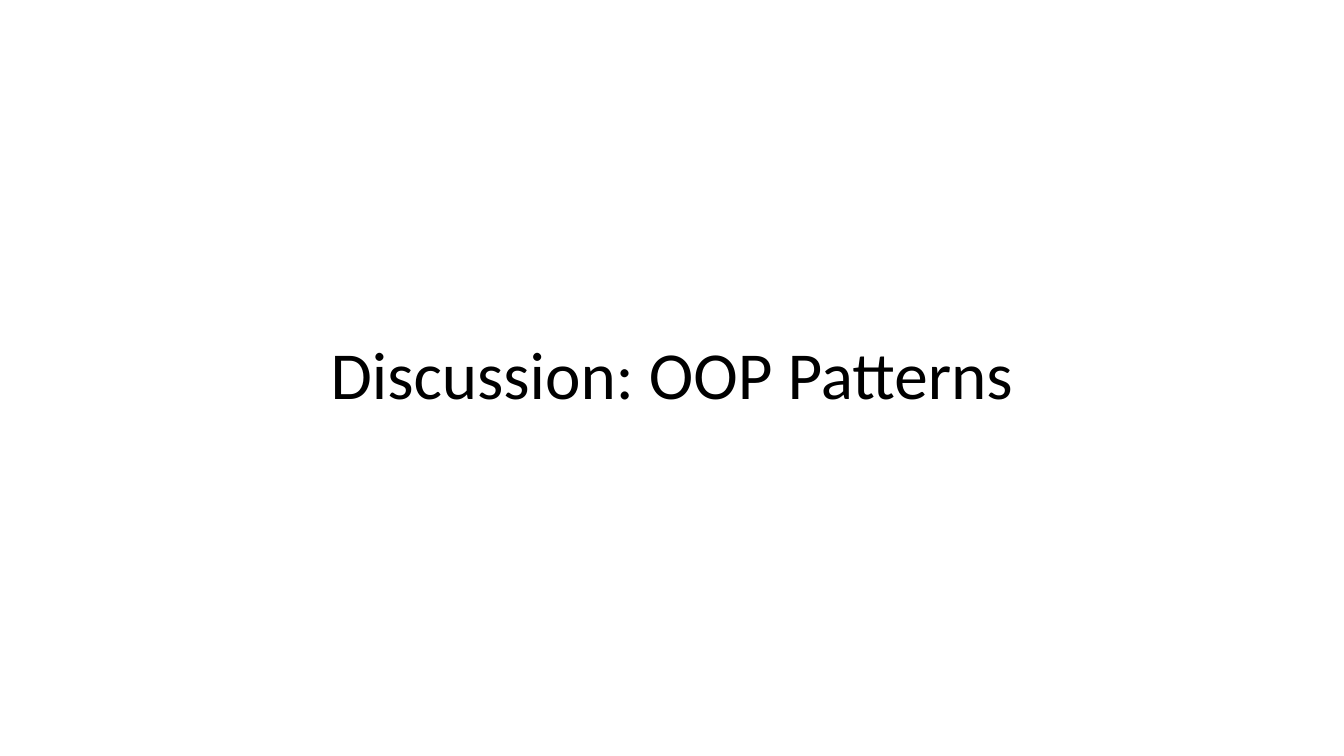
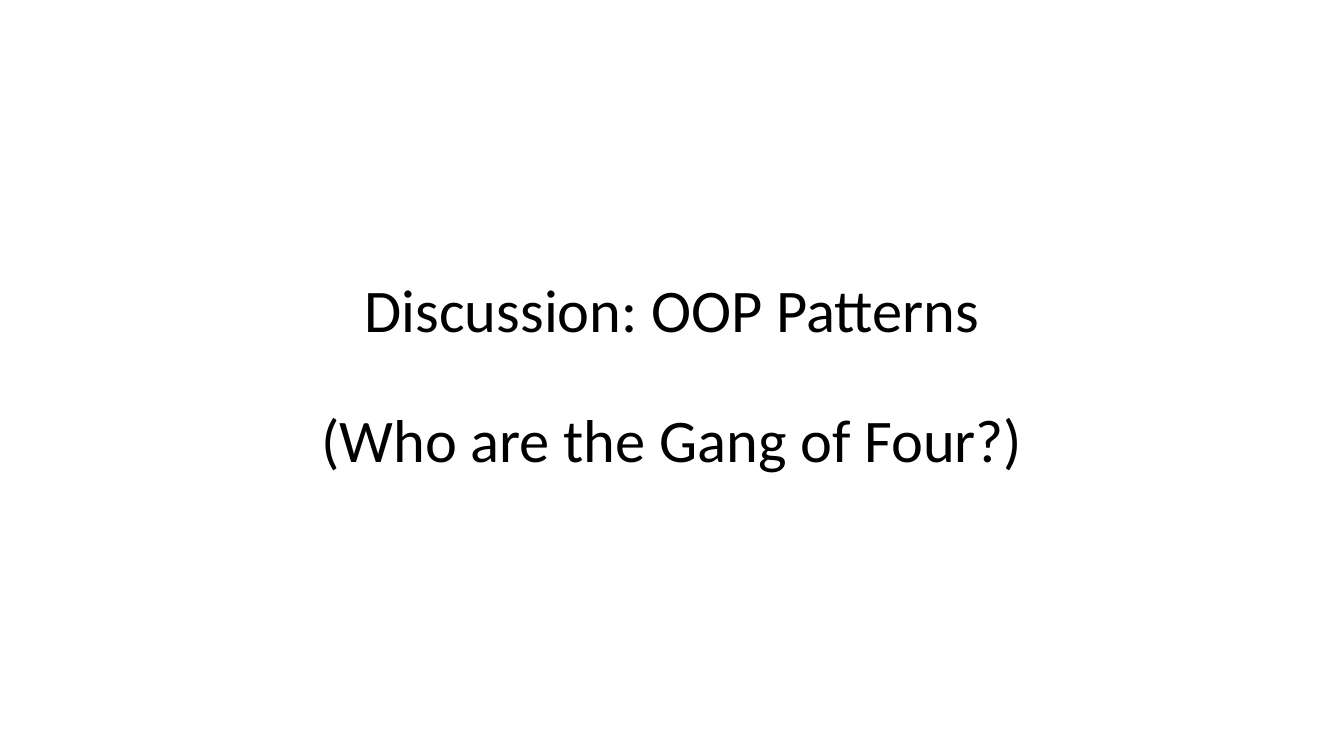
Before and after one commit to EricJPogue/CPSC-24500, a slide deck: slide 7 of lecture-slides/2019-09-06-oop.pptx. Drawn at 1344x756 pixels with LibreOffice and Linux fonts; fonts in the diff are those of the drawing. Boxes give left, top, right and bottom in pixels: in the first picture for what was removed or moved away, otherwise in the second. Text is boxed around its words. In the diff, an @@ line names an element or a change of style, - is before the commit and + after.

Commit message:
Update file.

```diff
--- a/lecture-slides/2019-09-06-oop.pptx
+++ b/lecture-slides/2019-09-06-oop.pptx
@@ title at bbox=[321, 290, 1022, 473]: text changed; size 48 to 43.2 pt @@
-Discussion: OOP Patterns
+Discussion: OOP Patterns
+(Who are the Gang of Four?)
```
